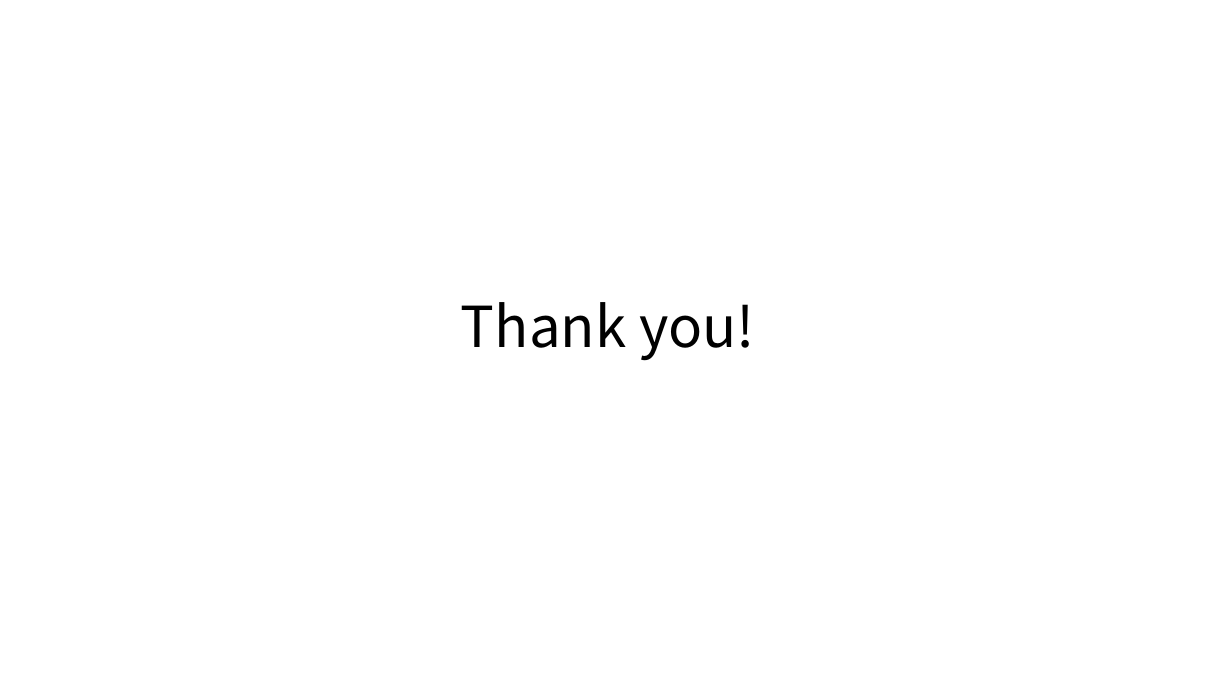
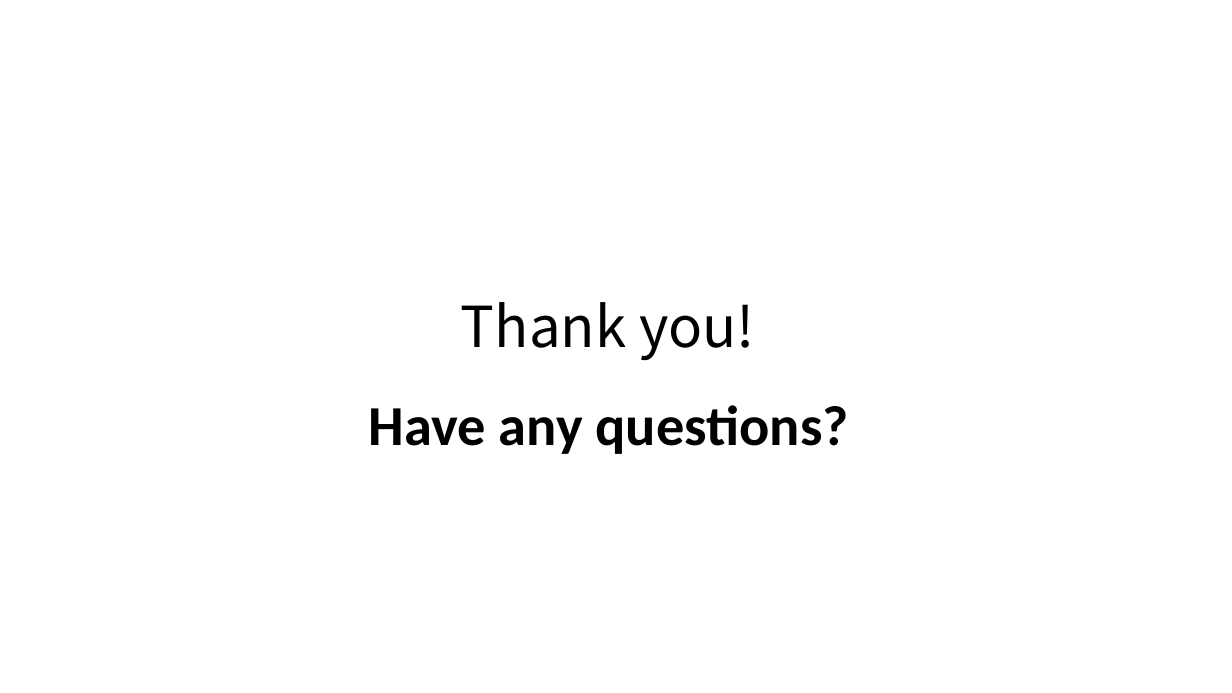
Before and after one commit to Asm-Nurussafa/Micro-Controller-group-project, a slide deck: slide 37 of Final presentation/Smart Home system.pptx (slide 28 before the commit). Drawn at 1232x693 pixels with LibreOffice and Linux fonts; fonts in the diff are those of the drawing. Boxes give left, top, right and bottom in pixels: in the first picture for what was removed or moved away, otherwise in the second. Text is boxed around its words. In the diff, an @@ line names an element or a change of style, - is before the commit and + after.

Commit message:
Final presentation

```diff
--- a/Final presentation/Smart Home system.pptx
+++ b/Final presentation/Smart Home system.pptx
@@ text added at (369, 405, 849, 454), 44 pt, text #000000, bold @@
+Have any questions?
```
Also in this commit, not shown: 1 other slide changed, 10 slides added, 2 other files.
